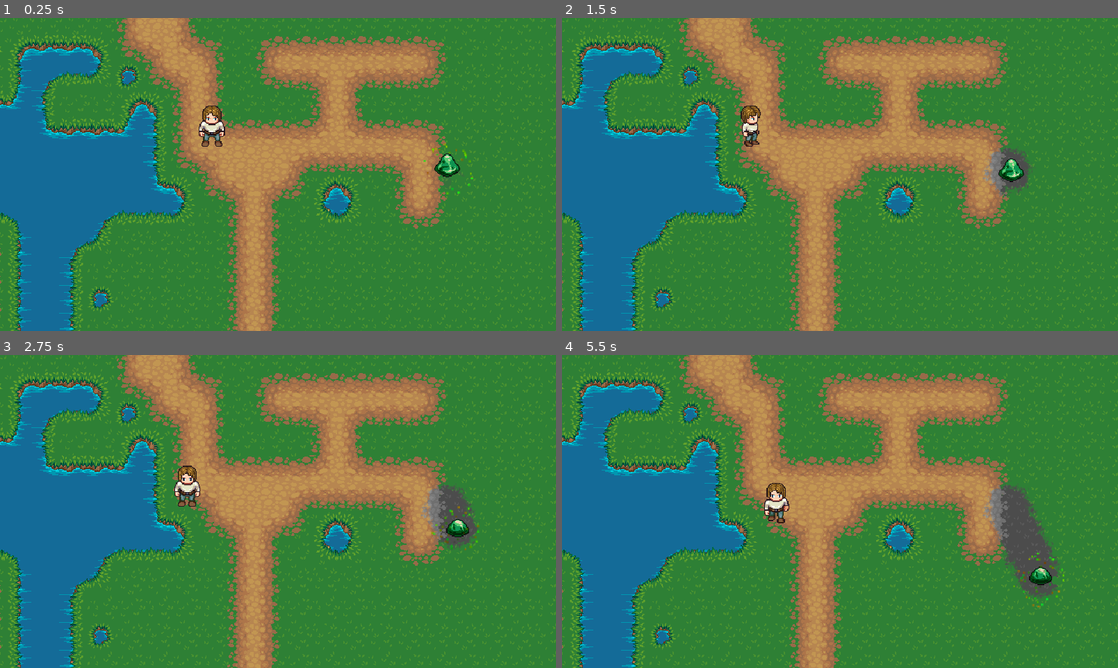
Above: before the commit, frames 1-4 (two rows, left to right).
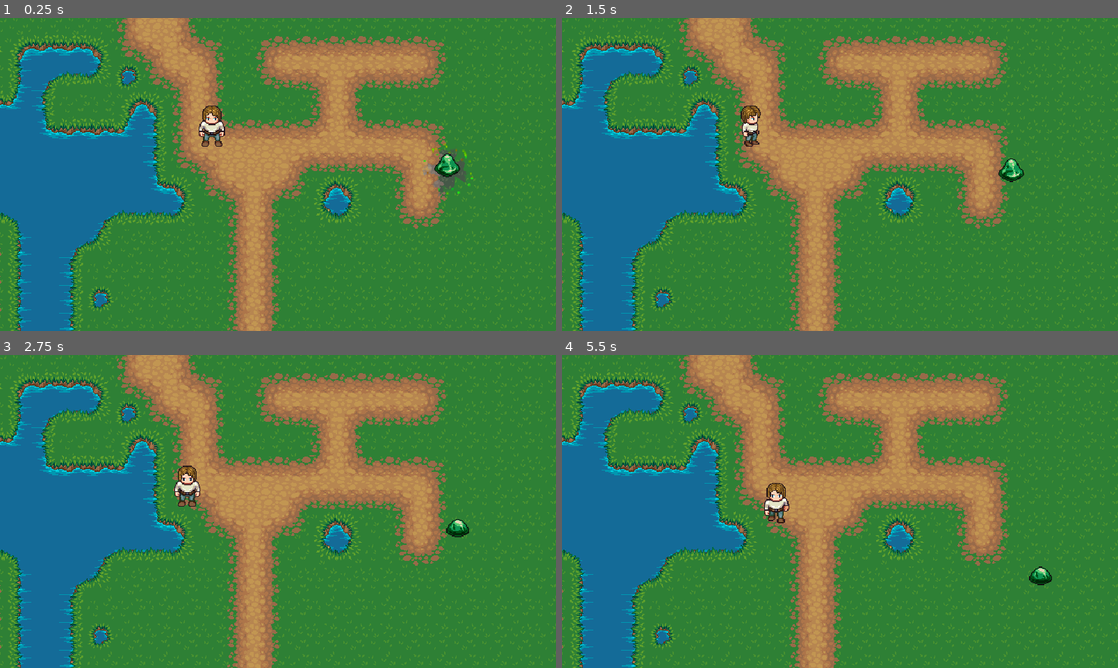
Above: after the commit, the same moments.

Repository: age-of-asparagus/desaturitis
Game: Godot game, scene res://World.tscn
Two runs of this game, one before a commit and one after it. Both use one fixed random seed, a clock stepped at 60 frames per second and the inputs below.
Inputs (mouse positions are in pixels of both pictures, inside the frame that each line leads up to):
- Up to frame 1 (0.25 s): no input
- Up to frame 2 (1.5 s): move the mouse to (962, 158) at 0.52 s; hold A (A) 0.53-1.28 s; tap D (D) at 0.8, 1.35 s; move the mouse to (728, 190) at 1.27 s
- Up to frame 3 (2.75 s): tap S (S) at 1.55 s; move the mouse to (333, 442) at 2.02 s; hold S (S) from 2.03 s (still down); tap A (A) at 2.3 s
- Up to frame 4 (5.5 s): move the mouse to (812, 574) at 2.77 s; release S (S) at 2.78 s; tap A (A) at 2.85, 4.55 s; tap D (D) at 3.05, 5.3 s; move the mouse to (1006, 558) at 3.52 s; hold D (D) 3.53-4.28 s; tap S (S) at 3.8 s; move the mouse to (673, 464) at 4.27 s; click (673, 464) at 4.35 s; move the mouse to (867, 511) at 5.02 s; hold S (S) from 5.03 s (still down)

The runs differ from the first frame. In frame 1, 0.3% of the frame differs, in the area x 76-84%, y 41-58%; in frame 2, 0.6%; in frame 3, 1.1%; in frame 4, 2.4%, in the area x 75-91%, y 40-81%.

Commit message:
reorganiza and add two new layer names

Diff:
--- a/ColorSucker.gd
+++ b/ColorSucker.gd
@@ -5,7 +5,7 @@
 export var seconds := 0.3
 
 
-var desaturation_material = preload("res://desaturation/desaturate_material.tres")
+var desaturation_material = preload("res://desaturation/resources/desaturate_material.tres")
 
 var desaturate_nodes: Array = []
 # Declare member variables here. Examples:
@@ -23,7 +23,7 @@
 	$Particles2D.process_material.set("emission_ring_radius", size/2)
 	$Particles2D.process_material.set("emission_ring_inner_radius", size/2.5)
 
-	suck_color()
+	call_deferred("suck_color")
 
 # Called every frame. 'delta' is the elapsed time since the previous frame.
 func _process(delta):
@@ -43,7 +43,7 @@
 
 	$Timer.start()
 	$Particles2D.emitting = true
-	node_holder.add_child(desaturation_sprite)
+	node_holder.call_deferred("add_child", desaturation_sprite)
 
 func get_or_create_holder():
 	node_holder = get_tree().current_scene.find_node("DesaturationHolder")
@@ -70,11 +70,10 @@
 func _on_Area2D_area_exited(area):
 	# should only detect DesaturationSprites
 	# make sure we aren't already in an sprite
+	print("exited!")
 	if $Area2D.get_overlapping_areas().size() == 0:
 		suck_color()
 
 
-
 func _on_Timer_timeout():
-	print("stopped")
 	$Particles2D.emitting = false
--- a/Slime.gd
+++ b/Slime.gd
@@ -20,7 +20,7 @@
 
 func _physics_process(delta):
 
-	print(can_change_direction)
+#	print(can_change_direction)
 
 	if move_distance == 0 and can_change_direction:
 		can_change_direction = false
--- a/World2.tscn
+++ b/World2.tscn
@@ -1,9 +1,13 @@
-[gd_scene load_steps=5 format=2]
+[gd_scene load_steps=7 format=2]
 
 [ext_resource path="res://Player.tscn" type="PackedScene" id=1]
 [ext_resource path="res://Background.tscn" type="PackedScene" id=2]
 [ext_resource path="res://TileMap.tscn" type="PackedScene" id=3]
+[ext_resource path="res://Slime.tscn" type="PackedScene" id=4]
 [ext_resource path="res://desaturation/ColorSucker.tscn" type="PackedScene" id=5]
+
+[sub_resource type="CircleShape2D" id=1]
+radius = 17.4642
 
 [node name="world2" type="Node2D"]
 
@@ -13,9 +17,22 @@
 
 [node name="YSort" type="YSort" parent="."]
 
+[node name="Slime" parent="YSort" instance=ExtResource( 4 )]
+position = Vector2( 410, 192 )
+
 [node name="Player" parent="YSort" instance=ExtResource( 1 )]
 position = Vector2( 89, 74 )
 
 [node name="ColorSucker" parent="YSort/Player" instance=ExtResource( 5 )]
 show_behind_parent = true
 seconds = 1.0
+
+[node name="Player2" parent="YSort" instance=ExtResource( 1 )]
+position = Vector2( 202, 79 )
+
+[node name="Area2D" type="Area2D" parent="YSort/Player2"]
+collision_layer = 0
+collision_mask = 0
+
+[node name="CollisionShape2D" type="CollisionShape2D" parent="YSort/Player2/Area2D"]
+shape = SubResource( 1 )
--- a/desaturation/ColorSucker.tscn
+++ b/desaturation/ColorSucker.tscn
@@ -1,8 +1,8 @@
 [gd_scene load_steps=10 format=2]
 
-[ext_resource path="res://desaturation/DesaturateSprite.tscn" type="PackedScene" id=1]
+[ext_resource path="res://desaturation/resources/DesaturateSprite.tscn" type="PackedScene" id=1]
 [ext_resource path="res://ColorSucker.gd" type="Script" id=2]
-[ext_resource path="res://desaturation/particle1.png" type="Texture" id=3]
+[ext_resource path="res://desaturation/resources/particle1.png" type="Texture" id=3]
 
 [sub_resource type="Gradient" id=1]
 offsets = PoolRealArray( 0, 0.82449, 0.995918 )
@@ -62,6 +62,7 @@
 
 [node name="Timer" type="Timer" parent="."]
 one_shot = true
+autostart = true
 
 [connection signal="area_exited" from="Area2D" to="." method="_on_Area2D_area_exited"]
 [connection signal="timeout" from="Timer" to="." method="_on_Timer_timeout"]
--- a/desaturation/desaturate_material.tres
+++ /dev/null
@@ -1,9 +0,0 @@
-[gd_resource type="ShaderMaterial" load_steps=3 format=2]
-
-[ext_resource path="res://desaturation/desaturate.shader" type="Shader" id=1]
-[ext_resource path="res://desaturation/transition_mask-8.png" type="Texture" id=2]
-
-[resource]
-shader = ExtResource( 1 )
-shader_param/fade = 1.0
-shader_param/mask = ExtResource( 2 )
--- /dev/null
+++ b/desaturation/resources/DesaturateSprite.gd
@@ -0,0 +1,8 @@
+extends Sprite
+
+
+func _on_Area2D_area_entered(area):
+	# Only detect "healing"  / color replacement
+	# so switch shader mode to replace color
+	print("color back")
+	$AnimationPlayer.play("Unfade")
--- a/desaturation/DesaturateSprite.tscn
+++ b/desaturation/resources/DesaturateSprite.tscn
@@ -1,7 +1,8 @@
-[gd_scene load_steps=6 format=2]
+[gd_scene load_steps=8 format=2]
 
-[ext_resource path="res://desaturation/mask128px.png" type="Texture" id=1]
-[ext_resource path="res://desaturation/desaturate_material.tres" type="Material" id=2]
+[ext_resource path="res://desaturation/resources/mask64px.png" type="Texture" id=1]
+[ext_resource path="res://desaturation/resources/desaturate_material.tres" type="Material" id=2]
+[ext_resource path="res://desaturation/resources/DesaturateSprite.gd" type="Script" id=3]
 
 [sub_resource type="Animation" id=1]
 resource_name = "Fade"
@@ -13,13 +14,16 @@
 tracks/0/enabled = true
 tracks/0/keys = {
 "times": PoolRealArray( 0, 1 ),
-"transitions": PoolRealArray( 1, 1 ),
+"transitions": PoolRealArray( 1, 1.8025 ),
 "update": 0,
 "values": [ 0.0, 1.0 ]
 }
 
 [sub_resource type="Animation" id=2]
 length = 0.001
+
+[sub_resource type="Animation" id=4]
+resource_name = "Unfade"
 tracks/0/type = "value"
 tracks/0/path = NodePath(".:material:shader_param/fade")
 tracks/0/interp = 1
@@ -27,10 +31,24 @@
 tracks/0/imported = false
 tracks/0/enabled = true
 tracks/0/keys = {
-"times": PoolRealArray( 0 ),
+"times": PoolRealArray( 0, 1 ),
+"transitions": PoolRealArray( 1, 1 ),
+"update": 0,
+"values": [ 1.0, 0.0 ]
+}
+tracks/1/type = "method"
+tracks/1/path = NodePath(".")
+tracks/1/interp = 1
+tracks/1/loop_wrap = true
+tracks/1/imported = false
+tracks/1/enabled = true
+tracks/1/keys = {
+"times": PoolRealArray( 1 ),
 "transitions": PoolRealArray( 1 ),
-"update": 0,
-"values": [ 1.0 ]
+"values": [ {
+"args": [  ],
+"method": "queue_free"
+} ]
 }
 
 [sub_resource type="CircleShape2D" id=3]
@@ -39,16 +57,20 @@
 [node name="DesaturateSprite" type="Sprite"]
 material = ExtResource( 2 )
 texture = ExtResource( 1 )
+script = ExtResource( 3 )
 
 [node name="AnimationPlayer" type="AnimationPlayer" parent="."]
 autoplay = "Fade"
 anims/Fade = SubResource( 1 )
 anims/RESET = SubResource( 2 )
+anims/Unfade = SubResource( 4 )
 
 [node name="Area2D" type="Area2D" parent="."]
 collision_layer = 1048576
-collision_mask = 0
+collision_mask = 2097152
 
 [node name="CollisionShape2D" type="CollisionShape2D" parent="Area2D"]
 scale = Vector2( 1, 1.01727 )
 shape = SubResource( 3 )
+
+[connection signal="area_entered" from="Area2D" to="." method="_on_Area2D_area_entered"]
--- a/desaturation/DesaturationParticles2D.tscn
+++ b/desaturation/resources/DesaturationParticles2D.tscn
@@ -1,7 +1,7 @@
 [gd_scene load_steps=6 format=2]
 
-[ext_resource path="res://desaturation/mask64px.png" type="Texture" id=1]
-[ext_resource path="res://desaturation/desaturate_material.tres" type="Material" id=2]
+[ext_resource path="res://desaturation/resources/particle1.png" type="Texture" id=1]
+[ext_resource path="res://desaturation/resources/desaturate_material.tres" type="Material" id=2]
 
 [sub_resource type="Curve" id=1]
 _data = [ Vector2( 0, 0 ), 0.0, 0.0, 0, 0, Vector2( 0.0261194, 1 ), 0.0, 0.0, 0, 0, Vector2( 0.973881, 1 ), 0.0, 0.0, 0, 0, Vector2( 1, 0 ), 0.0, 0.0, 0, 0 ]
--- a/desaturation/desaturate.shader
+++ b/desaturation/resources/desaturate.shader
@@ -2,6 +2,7 @@
 
 uniform float fade : hint_range(0.0, 1.0);
 uniform sampler2D mask : hint_albedo;
+uniform bool reverse = false;
 
 void fragment() {
 
--- /dev/null
+++ b/desaturation/resources/desaturate_material.tres
@@ -0,0 +1,10 @@
+[gd_resource type="ShaderMaterial" load_steps=3 format=2]
+
+[ext_resource path="res://desaturation/resources/desaturate.shader" type="Shader" id=1]
+[ext_resource path="res://desaturation/resources/transition_mask-8.png" type="Texture" id=2]
+
+[resource]
+shader = ExtResource( 1 )
+shader_param/fade = 1.0
+shader_param/reverse = false
+shader_param/mask = ExtResource( 2 )
--- a/project.godot
+++ b/project.godot
@@ -79,6 +79,8 @@
 2d_physics/layer_1="Player"
 2d_physics/layer_2="World"
 2d_physics/layer_3="Enemy"
+2d_physics/layer_21="DesaturationSprites"
+2d_physics/layer_22="ResaturationTrigger"
 
 [physics]
 
Not shown, changed: assets/LPC Base Assets/UI/shadow.png.import
Not shown, changed: assets/LPC Base Assets/sprites/monsters/bat.png.import
Not shown, changed: assets/LPC Base Assets/sprites/monsters/bee.png.import
Not shown, changed: assets/LPC Base Assets/sprites/monsters/big_worm.png.import
Not shown, changed: assets/LPC Base Assets/sprites/monsters/eyeball.png.import
Not shown, changed: assets/LPC Base Assets/sprites/monsters/ghost.png.import
Not shown, changed: assets/LPC Base Assets/sprites/monsters/man_eater_flower.png.import
Not shown, changed: assets/LPC Base Assets/sprites/monsters/pumpking.png.import
Not shown, changed: assets/LPC Base Assets/sprites/monsters/slime.png.import
Not shown, changed: assets/LPC Base Assets/sprites/monsters/small_worm.png.import
Not shown, changed: assets/LPC Base Assets/sprites/monsters/snake.png.import
Not shown, changed: assets/LPC Base Assets/sprites/people/female_hurt.png.import
(and 94 more such lines)
